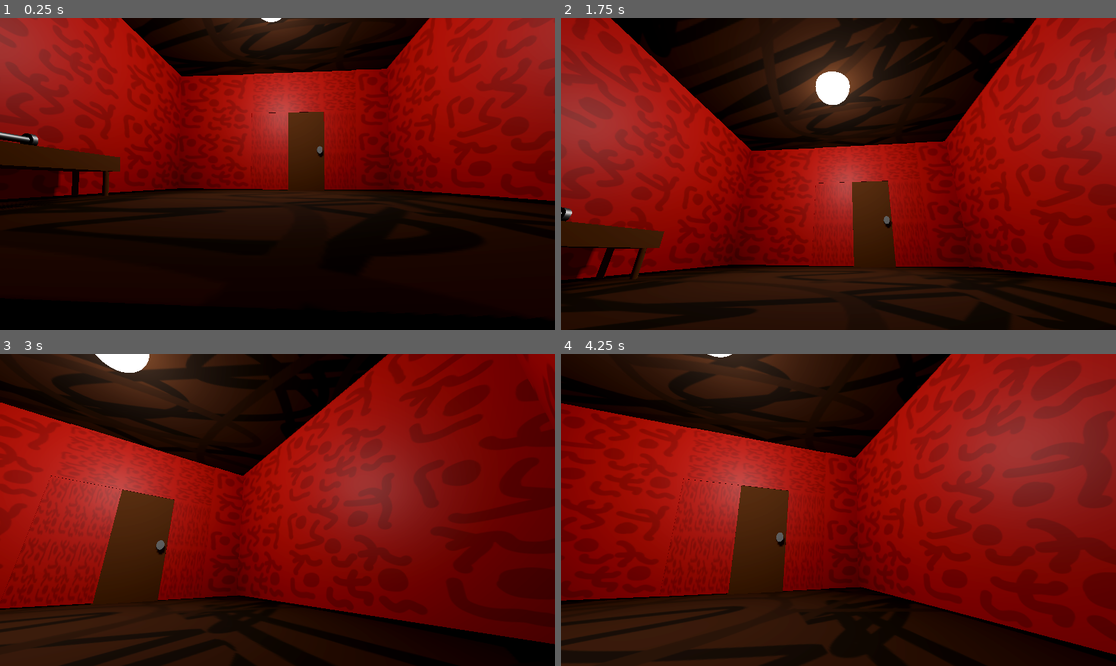
Above: before the commit, frames 1-4 (two rows, left to right).
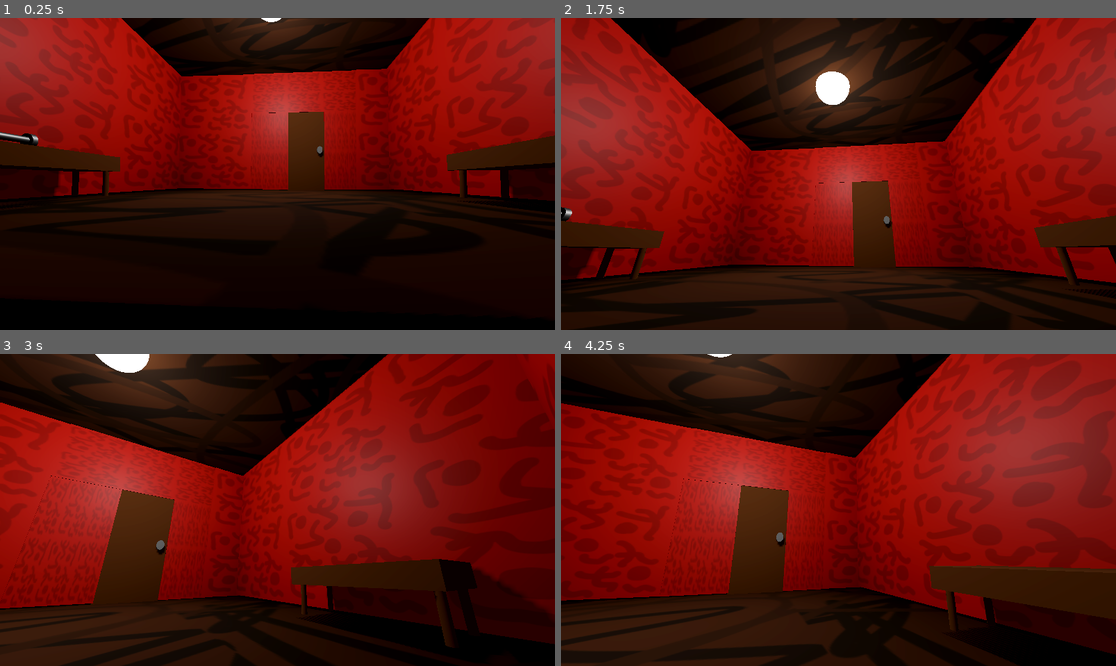
Above: after the commit, the same moments.

Repository: christiannoll/Basic3DGame
Game: Godot game, scene res://Scenes/level.tscn
Same seed, same stepped clock (60 frames per second), same inputs: the game is played once before the commit and once after it.
Inputs (mouse positions are in pixels of both pictures, inside the frame that each line leads up to):
- Up to frame 1 (0.25 s): no input
- Up to frame 2 (1.75 s): move the mouse to (866, 174) at 0.52 s; hold W (forward) from 0.53 s (still down); tap F (flashlight) at 0.6 s; tap Space (jump) at 0.77, 1.52 s; move the mouse to (810, 174) at 1.27 s; tap E (interact) at 1.35 s
- Up to frame 3 (3 s): keep holding W (forward); move the mouse to (288, 503) at 2.02 s; tap Shift (sprint) at 2.1 s; move the mouse to (271, 516) at 2.77 s; tap F (flashlight) at 2.85 s
- Up to frame 4 (4.25 s): keep holding W (forward); tap Space (jump) at 3.02, 3.77 s; move the mouse to (877, 513) at 3.52 s; tap E (interact) at 3.6 s

The runs differ from the first frame. In frame 1, 2.8% of the frame differs, in the area x 80-100%, y 37-63%; in frame 2, 1.5%; in frame 3, 8.0%, in the area x 52-100%, y 65-94%; in frame 4, 6.8%.

Commit message:
Added second table

Diff:
--- a/Scenes/level.tscn
+++ b/Scenes/level.tscn
@@ -291,6 +291,7 @@
 
 [node name="Door" parent="floors_and_walls" unique_id=1436056146 instance=ExtResource("5_qxfql")]
 transform = Transform3D(1.5503582, 0, 0, 0, 1.9053168, 0, 0, 0, 1, -5.0121865, 2.1685038, -24.616615)
+locked = true
 
 [node name="door_wall" type="StaticBody3D" parent="floors_and_walls" unique_id=773190426]
 transform = Transform3D(0.92531604, 0, 0, 0, 1.6577128, 0, 0, 0, 0.29062498, -3.5226934, 2.1880908, -24.775274)
@@ -347,6 +348,9 @@
 
 [node name="Table" parent="." unique_id=404156894 instance=ExtResource("7_8c0lf")]
 transform = Transform3D(0.026613131, 0, 0.9996458, 0, 0.96967936, 0, -0.9996458, 0, 0.026613131, -0.25059772, 0.7460078, -30.559624)
+
+[node name="Table2" parent="." unique_id=562517950 instance=ExtResource("7_8c0lf")]
+transform = Transform3D(0.026613131, 0, 0.9996458, 0, 0.96967936, 0, -0.9996458, 0, 0.026613131, -7.8293324, 0.7460078, -30.559624)
 
 [node name="Flashlight" parent="." unique_id=360502918 instance=ExtResource("8_754fn")]
 transform = Transform3D(-0.19945674, 0, -0.014731198, 0, 0.2, 0, 0.014731198, 0, -0.19945674, -0.5731386, 1.4606438, -30.949368)
